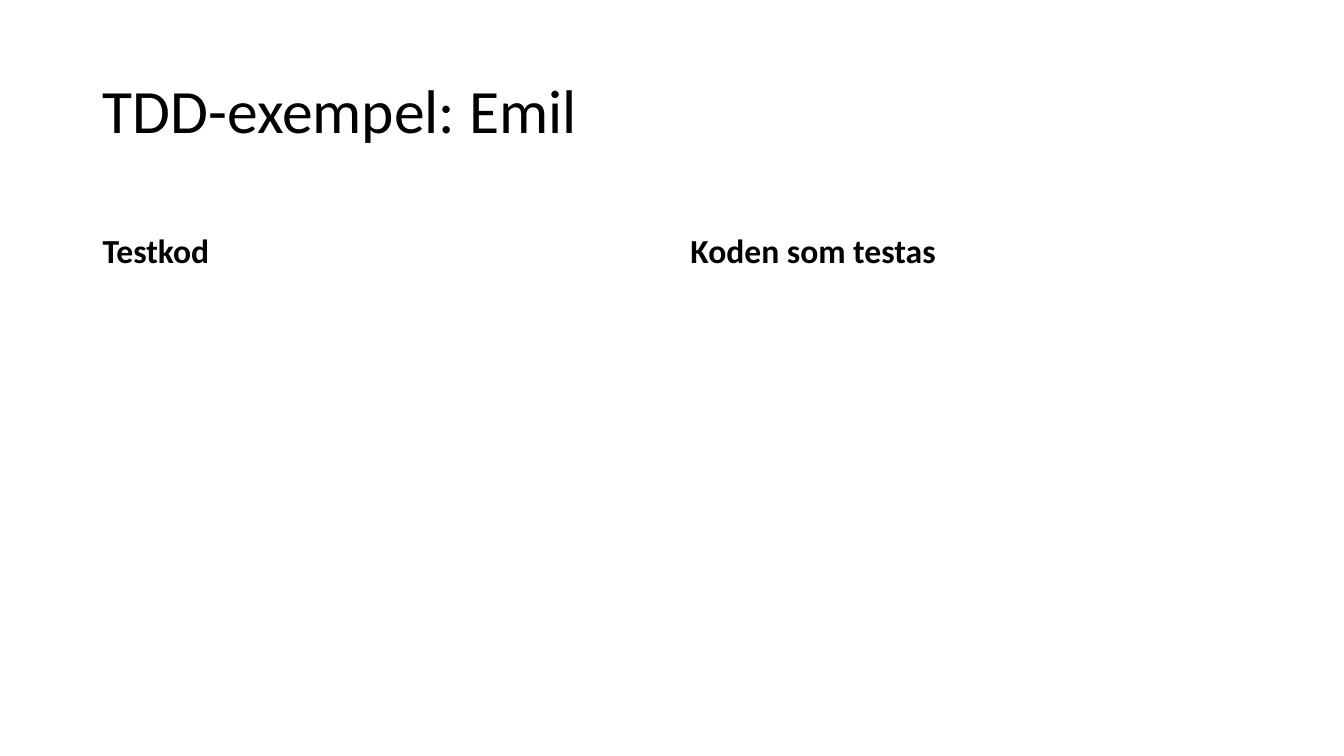
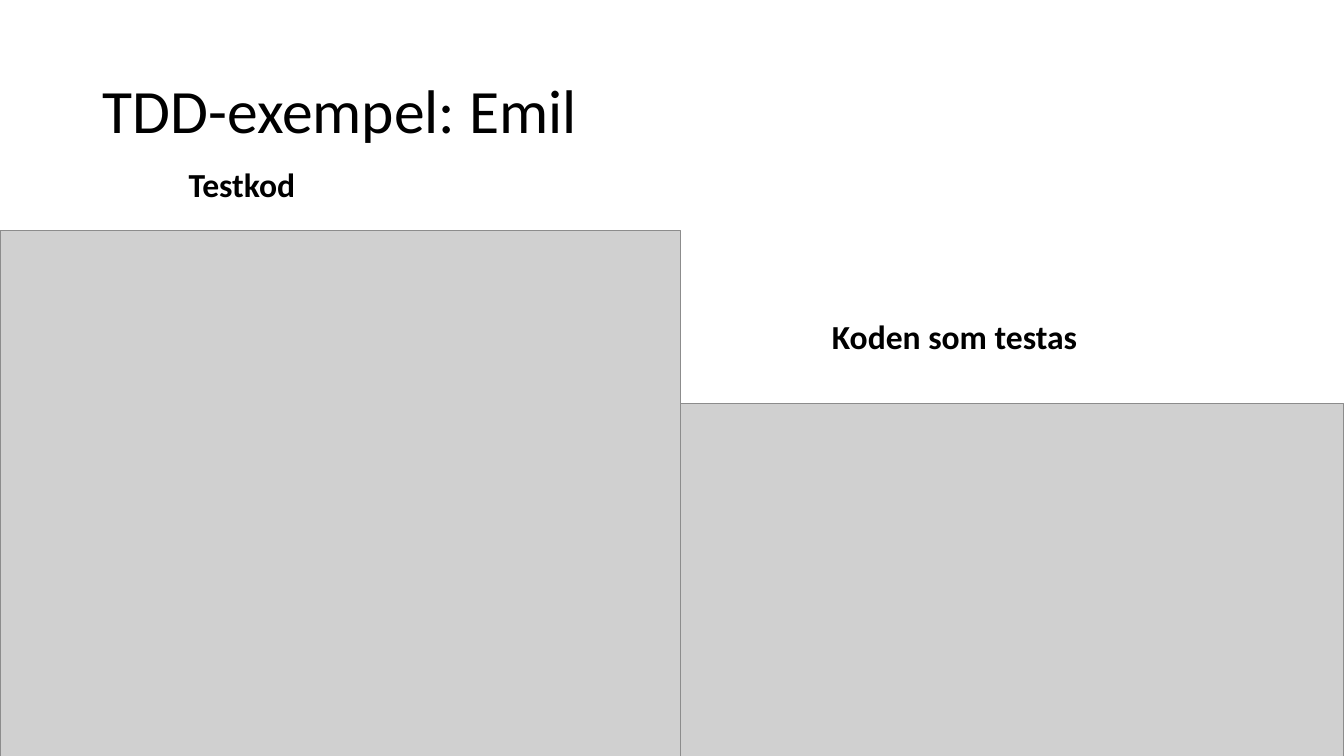
Before and after one commit to fyrtio2/projektINTE, a slide deck: slide 6 of 01 Dokumentation/slutredovisning.pptx. Drawn at 1344x756 pixels with LibreOffice and Linux fonts; fonts in the diff are those of the drawing; grey boxes stand for pictures. Boxes give left, top, right and bottom in pixels: in the first picture for what was removed or moved away, otherwise in the second. Text is boxed around its words. In the diff, an @@ line names an element or a change of style, - is before the commit and + after.

```diff
--- a/01 Dokumentation/slutredovisning.pptx
+++ b/01 Dokumentation/slutredovisning.pptx
@@ text "Testkod" moved from (x1=103, y1=239, x2=210, y2=264) to (x1=189, y1=173, x2=296, y2=198) @@
@@ picture added at (x1=0, y1=230, x2=681, y2=756) @@
@@ text "Koden som testas" moved from (x1=690, y1=239, x2=935, y2=264) to (x1=832, y1=325, x2=1077, y2=350) @@
@@ picture added at (x1=681, y1=403, x2=1344, y2=756) @@
```
Also in this commit, not shown: 2 other slides changed, 2 slides added, 1 slide removed, 1 other file.
